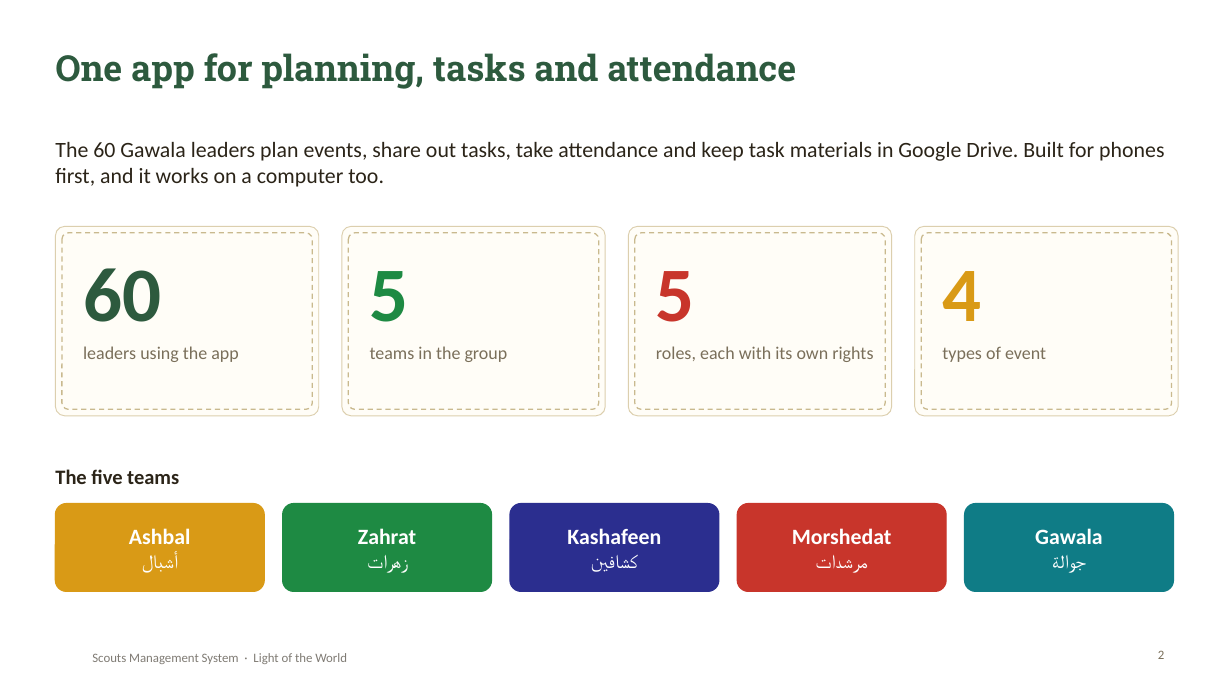
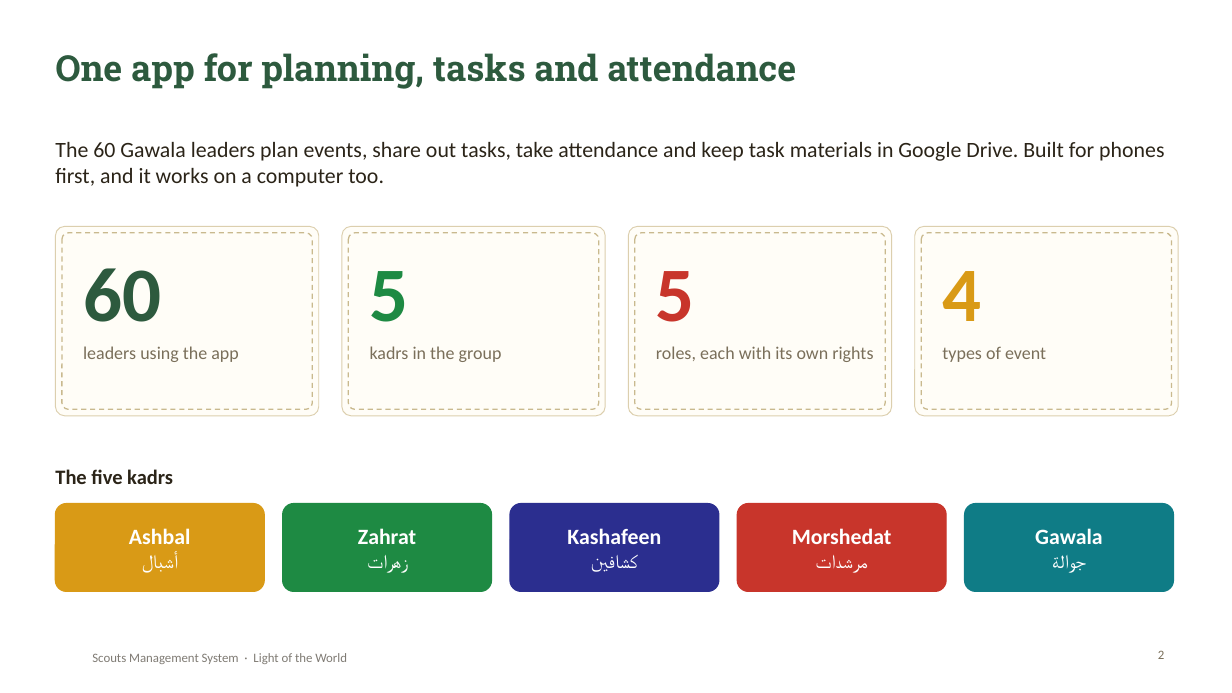
Before and after one commit to SamuelAtef123/Scouts-Management-System-Web-App, a slide deck: slide 2 of docs/Scouts-Project-Presentation.pptx. Drawn at 1232x693 pixels with LibreOffice and Linux fonts; fonts in the diff are those of the drawing; background and template pictures are left out. Boxes give left, top, right and bottom in pixels: in the first picture for what was removed or moved away, otherwise in the second. Text is boxed around its words. In the diff, an @@ line names an element or a change of style, - is before the commit and + after.

Commit message:
Rename Team to Kadr and Scouts Leader to Group Leader
- English: Kadr, Kadr Session, Group Leader, Group Leader Helper, and
  '<Kadr> Kadr Leader' / '<Kadr> Kadr Leader Helper' on profiles and member lists.
- Arabic: كدر, قائد المجموعة, مساعد قائد المجموعة, قائد كدر أشبال, مساعد قائد كدر أشبال.
- Server messages renamed, with their Arabic translations.
- Startup migration renames 'team' to 'kadr' in member names and usernames.
- Report, presentation and README updated.

```diff
--- a/docs/Scouts-Project-Presentation.pptx
+++ b/docs/Scouts-Project-Presentation.pptx
@@ text at (x1=370, y1=346, x2=502, y2=362): text changed @@
-teams in the group
+kadrs in the group
@@ text at (x1=55, y1=469, x2=173, y2=484): text changed @@
-The five teams
+The five kadrs
```
Also in this commit, not shown: 9 other slides changed, 26 other files.
